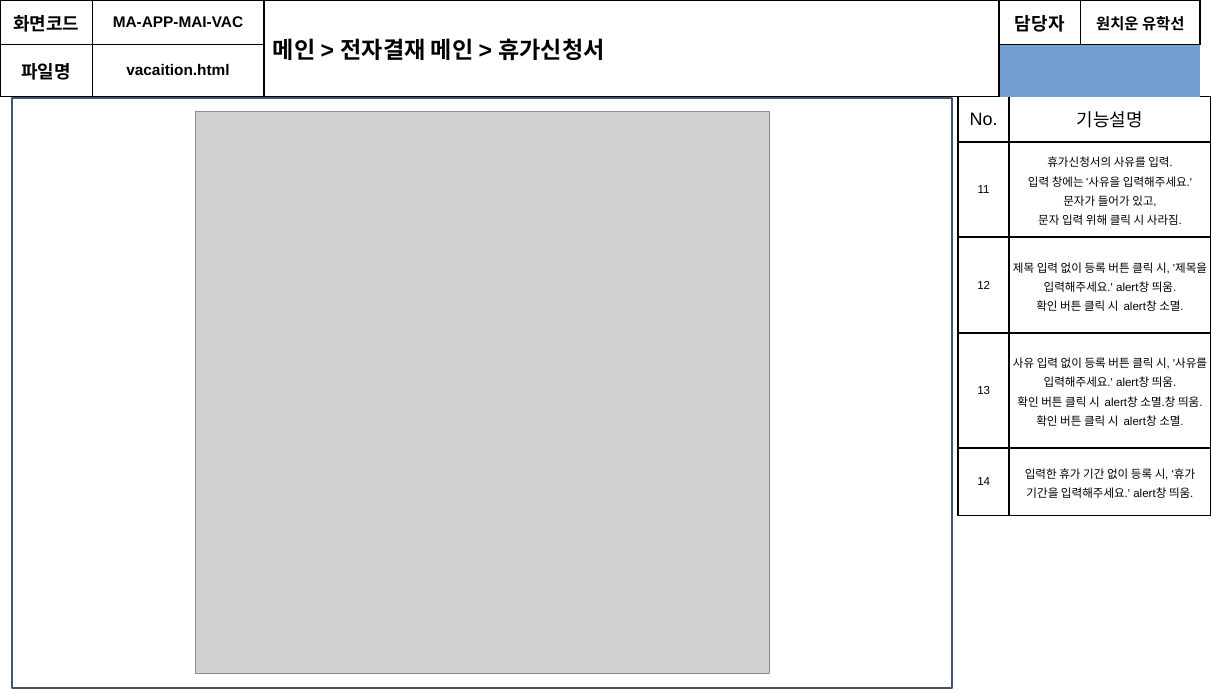
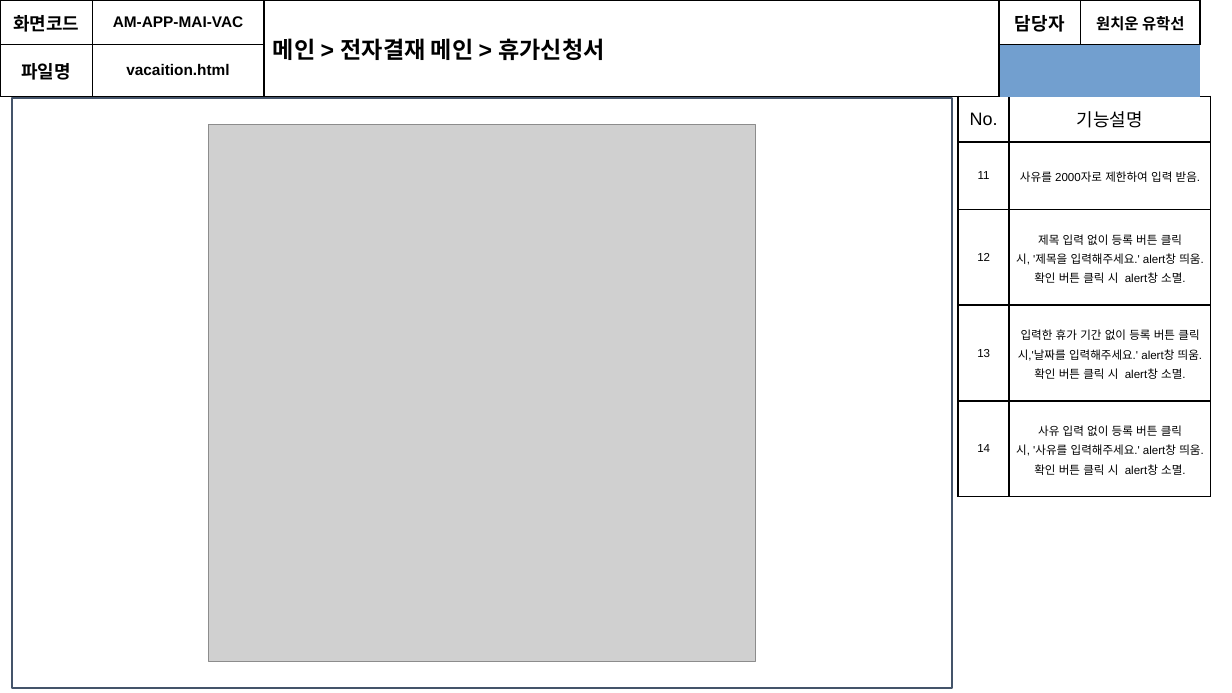
Before and after one commit to soulluna/-6th-_cosmo_1th_group, a slide deck: slide 20 of 포트폴리오 각종 서식/[6기]1조_화면설계서_V1.3.pptx. Drawn at 1232x693 pixels with LibreOffice and Linux fonts; fonts in the diff are those of the drawing; grey boxes stand for pictures. Boxes give left, top, right and bottom in pixels: in the first picture for what was removed or moved away, otherwise in the second. Text is boxed around its words. In the diff, an @@ line names an element or a change of style, - is before the commit and + after.

Commit message:
화면설계서, 기능정의서의 내 문서함 수정
AM-APP-MAI-05 추가함

```diff
--- a/포트폴리오 각종 서식/[6기]1조_화면설계서_V1.3.pptx
+++ b/포트폴리오 각종 서식/[6기]1조_화면설계서_V1.3.pptx
@@ table at [10,13,1210,93] @@
-row 1, column 2: MA-APP-MAI-VAC
+row 1, column 2: AM-APP-MAI-VAC
@@ table at [958,97,1211,479] @@
-row 2, column 2: 휴가신청서의 사유를 입력. / 입력 창에는 '사유을 입력해주세요.' 문자가 들어가 있고, / 문자 입력 위해 클릭 시 사라짐.
+row 2, column 2: 사유를 2000자로 제한하여 입력 받음.
-row 4, column 2: 사유 입력 없이 등록 버튼 클릭 시, '사유를 입력해주세요.' alert창 띄움. / 확인 버튼 클릭 시 alert창 소멸.창 띄움. 확인 버튼 클릭 시 alert창 소멸.
+row 4, column 2: 입력한 휴가 기간 없이 등록 버튼 클릭 시,'날짜를 입력해주세요.' alert창 띄움. / 확인 버튼 클릭 시 alert창 소멸.
-row 5, column 2: 입력한 휴가 기간 없이 등록 시, '휴가 기간을 입력해주세요.' alert창 띄움.
+row 5, column 2: 사유 입력 없이 등록 버튼 클릭 시, '사유를 입력해주세요.' alert창 띄움. / 확인 버튼 클릭 시 alert창 소멸.
@@ picture: place and size @@
-picture at [195,112,769,674]
+picture at [209,125,756,662]
```
Also in this commit, not shown: 31 other slides changed, 1 other file.
